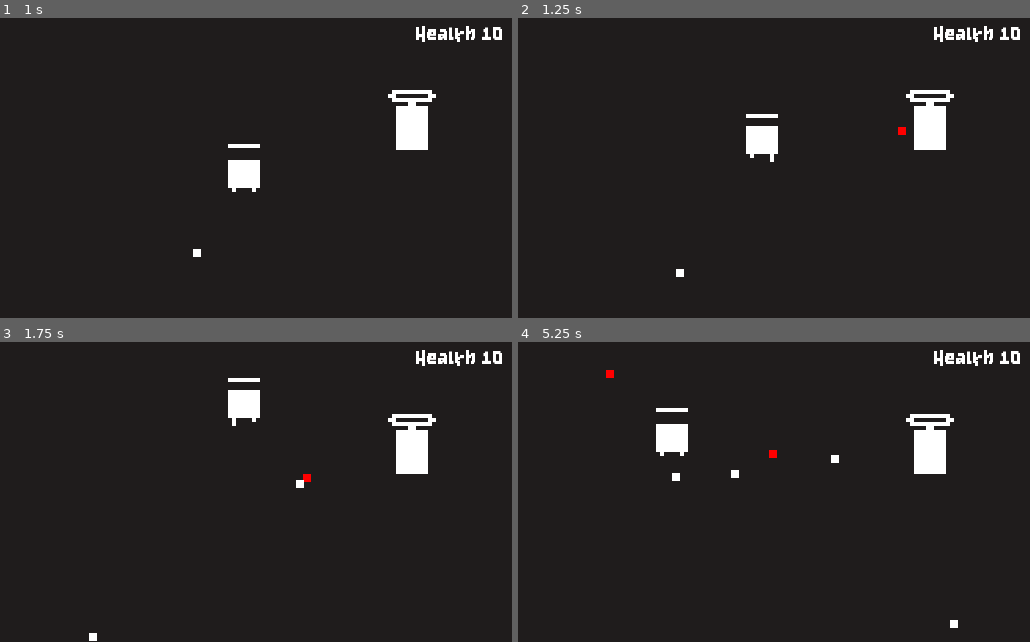
Above: before the commit, frames 1-4 (two rows, left to right).
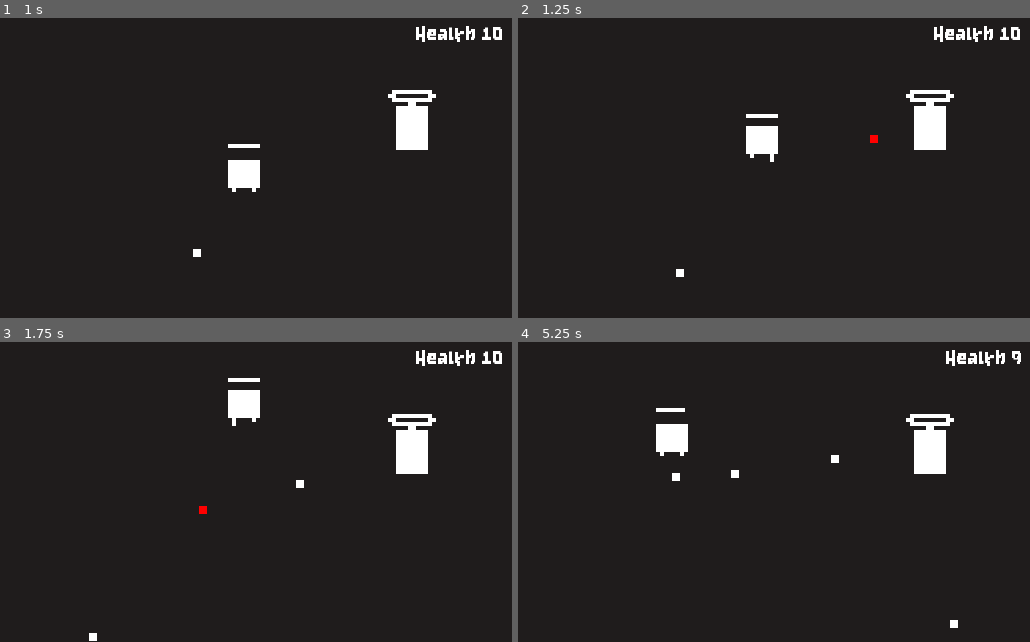
Above: after the commit, the same moments.

Repository: mikemherron/AC31009-GodotScenesExample
Game: Godot game, scene res://Game.tscn
Same seed, same stepped clock (60 frames per second), same inputs: the game is played once before the commit and once after it.
Inputs (mouse positions are in pixels of both pictures, inside the frame that each line leads up to):
- Up to frame 1 (1 s): move the mouse to (230, 228) at 0.52 s; hold Up (ui_up) from 0.53 s (still down); click (230, 228) at 0.6 s
- Up to frame 2 (1.25 s): keep holding Up (ui_up)
- Up to frame 3 (1.75 s): keep holding Up (ui_up); move the mouse to (409, 537) at 1.27 s; click (409, 537) at 1.35 s
- Up to frame 4 (5.25 s): move the mouse to (620, 447) at 2.02 s; release Up (ui_up) at 2.03 s; hold Left (ui_left) 2.03-3.53 s; click (620, 447) at 2.1 s; move the mouse to (799, 492) at 2.77 s; click (799, 492) at 2.85 s; move the mouse to (697, 417) at 3.52 s; hold Down (ui_down) 3.53-4.28 s; click (697, 417) at 3.6 s; move the mouse to (886, 477) at 4.27 s; hold Right (ui_right) 4.28-5.03 s; click (886, 477) at 4.35 s; move the mouse to (671, 507) at 5.02 s; hold Up (ui_up) from 5.03 s (still down); click (671, 507) at 5.1 s

Frame 1 is identical in both runs. In frame 2, less than 0.1% of the frame differs, in the area x 68-76%, y 36-42%; in frame 3, less than 0.1%; in frame 4, 0.5%, in the area x 17-99%, y 2-39%.

Commit message:
adding sprite

Diff:
--- a/Game.tscn
+++ b/Game.tscn
@@ -123,6 +123,7 @@
 script = ExtResource( 20 )
 target_path = NodePath("../../Player")
 bullet_scene = ExtResource( 21 )
+fire_speed = 80
 
 [node name="Sprite" type="Sprite" parent="Turrets/Turret"]
 texture = ExtResource( 28 )
Binary file added: Sprites/sprite2.png
Not shown, added: Sprites/sprite2.png.import
